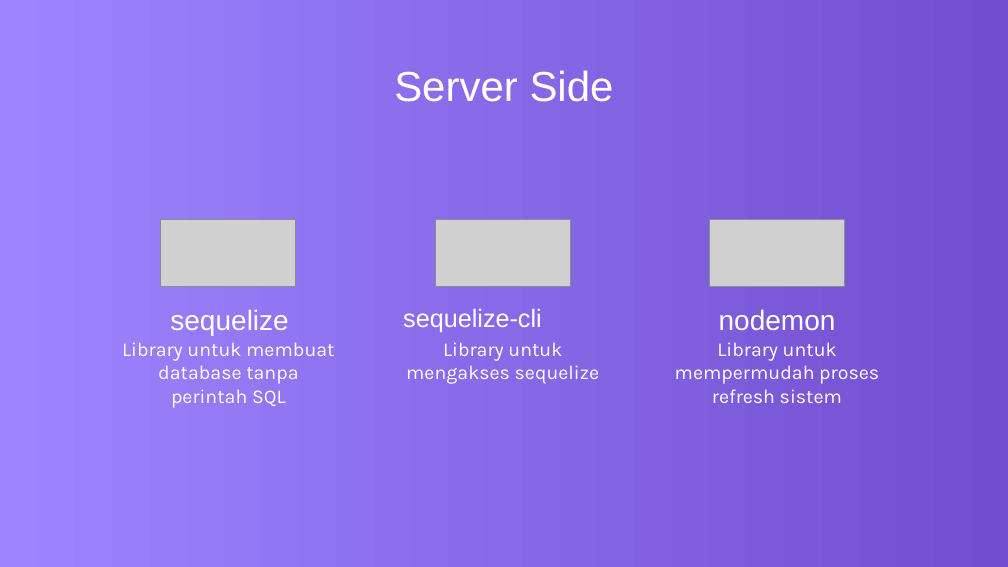
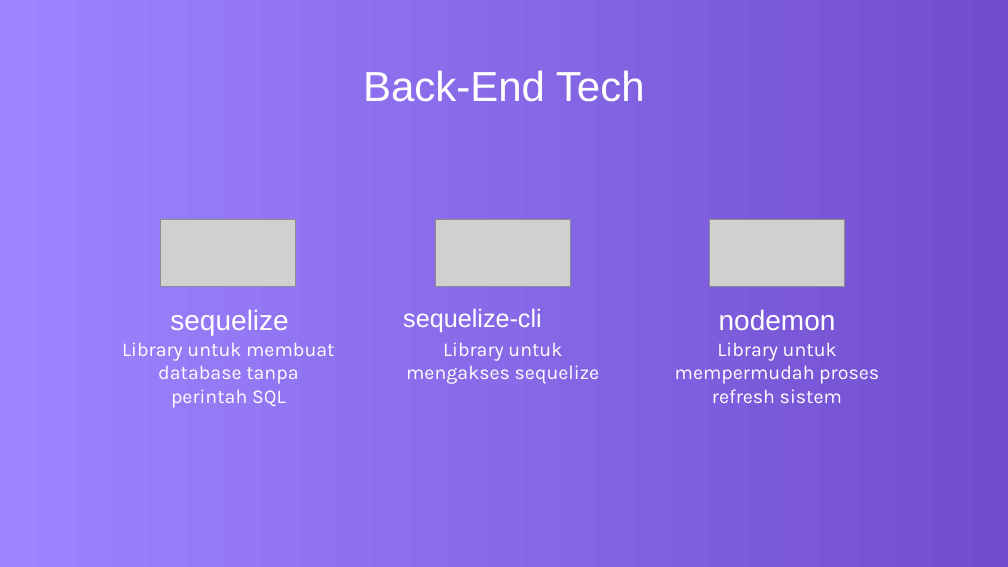
Before and after one commit to rifkiramadhan/codigram-from-codihealth, a slide deck: slide 10 of PPT Codigram.pptx. Drawn at 1008x567 pixels with LibreOffice and Linux fonts; fonts in the diff are those of the drawing; grey boxes stand for pictures; background and template pictures are left out. Boxes give left, top, right and bottom in pixels: in the first picture for what was removed or moved away, otherwise in the second. Text is boxed around its words. In the diff, an @@ line names an element or a change of style, - is before the commit and + after.

Commit message:
Mengubah typo di PPT

```diff
--- a/PPT Codigram.pptx
+++ b/PPT Codigram.pptx
@@ title at <box>363,70,645,102</box>: text changed @@
-Server Side
+Back-End Tech
```
Also in this commit, not shown: 2 other slides changed.
